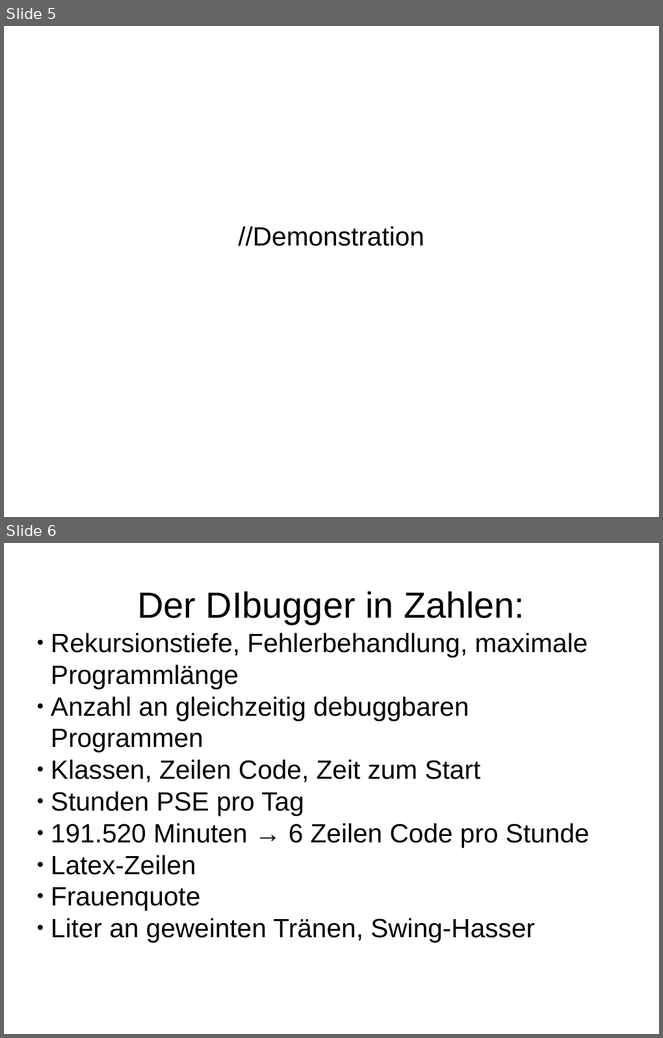
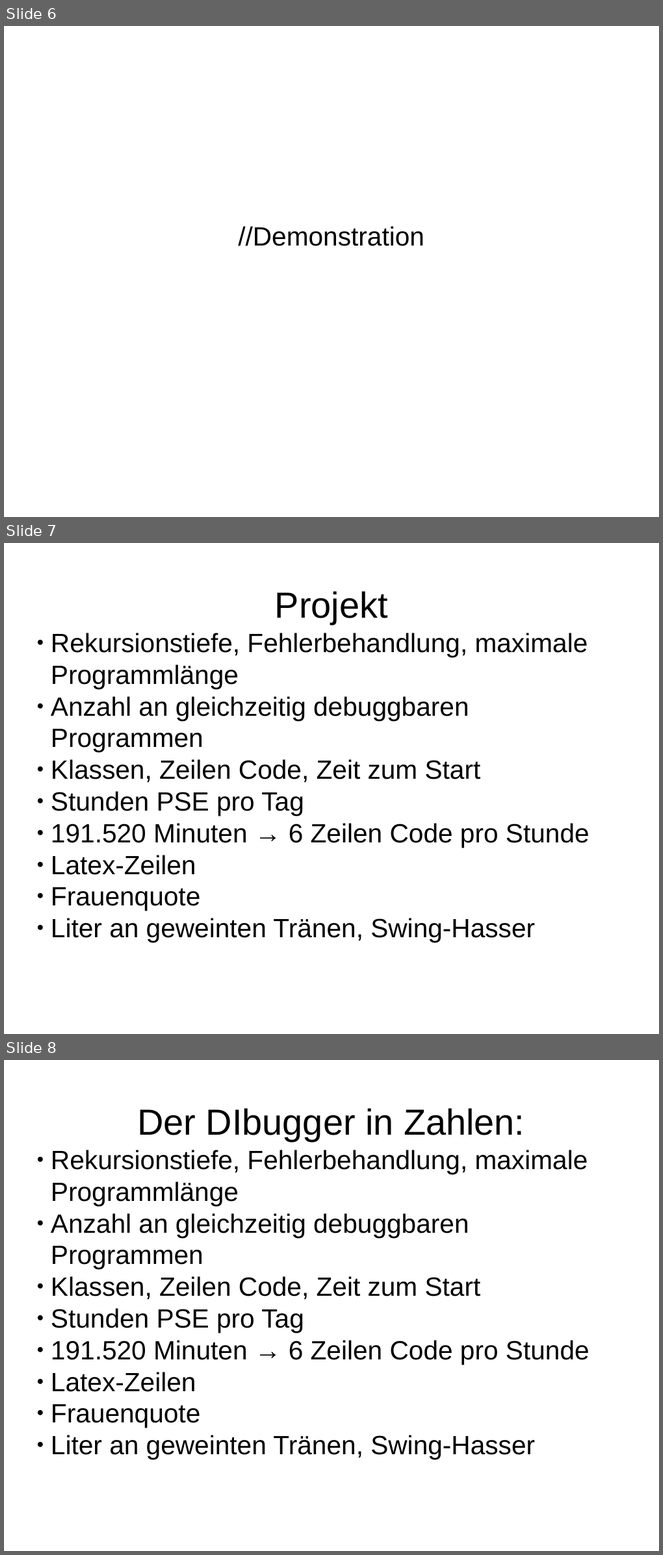
Before and after one commit to JoanaP1997/PSE, a slide deck: Abchlusspräsentation/Präsentationsskelett.odp. Shown one above the other, each under a label of ours: slides 5 and 6 before the commit, slides 6, 7 and 8 after it. The pictures are 663x1038 and 663x1555 pixels, drawn with LibreOffice and Linux fonts; fonts in the diff are those of the drawing. Boxes give left, top, right and bottom in pixels: in the first picture for what was removed or moved away, otherwise in the second. Text is boxed around its words. In the diff, an @@ line names an element or a change of style, - is before the commit and + after.

```diff
--- a/Abchlusspräsentation/Präsentationsskelett.odp
+++ b/Abchlusspräsentation/Präsentationsskelett.odp
@@ slide 7 added at [4, 543, 659, 1034], background #FFFFFF @@
@@ title added at [275, 591, 388, 624], 44 pt, text #000000 @@
+Projekt
@@ subtitle added at [51, 633, 590, 943], 32 pt, text #000000 @@
+● Rekursionstiefe, Fehlerbehandlung, maximale Programmlänge
+● Anzahl an gleichzeitig debuggbaren Programmen
+● Klassen, Zeilen Code, Zeit zum Start
+● Stunden PSE pro Tag
+● 191.520 Minuten → 6 Zeilen Code pro Stunde
+● Latex-Zeilen
+● Frauenquote
+● Liter an geweinten Tränen, Swing-Hasser
@@ what was slide 5 is now slide 6 @@
@@ what was slide 6 is now slide 8 @@
```
Also in this commit, not shown: 3 slides changed, 3 other slides added, 1 other file.
